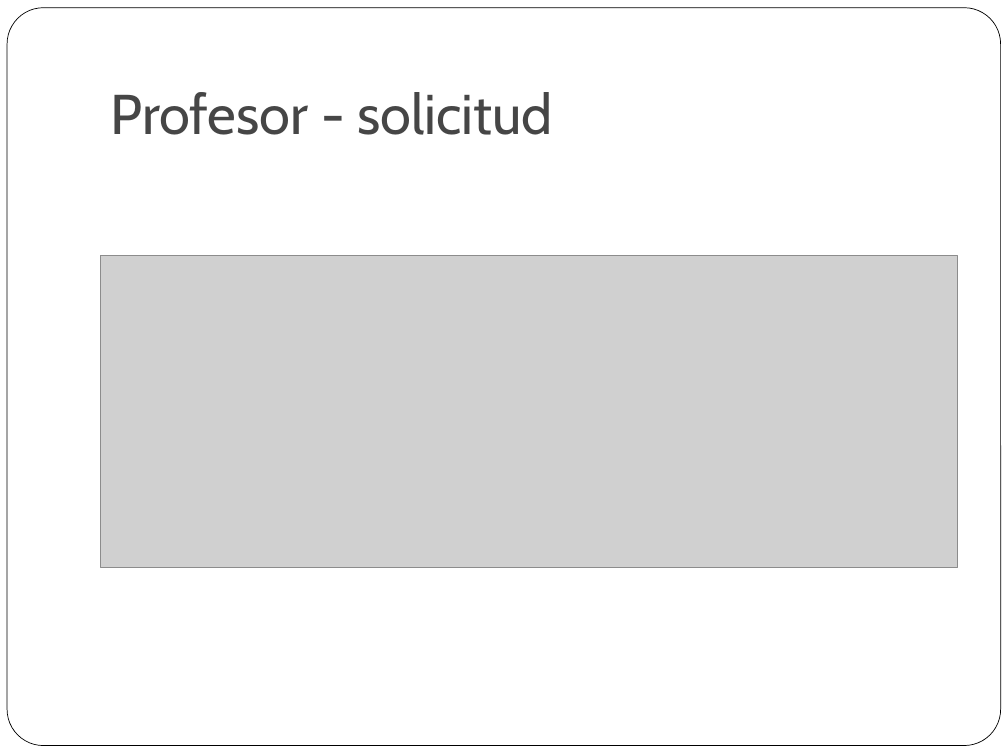
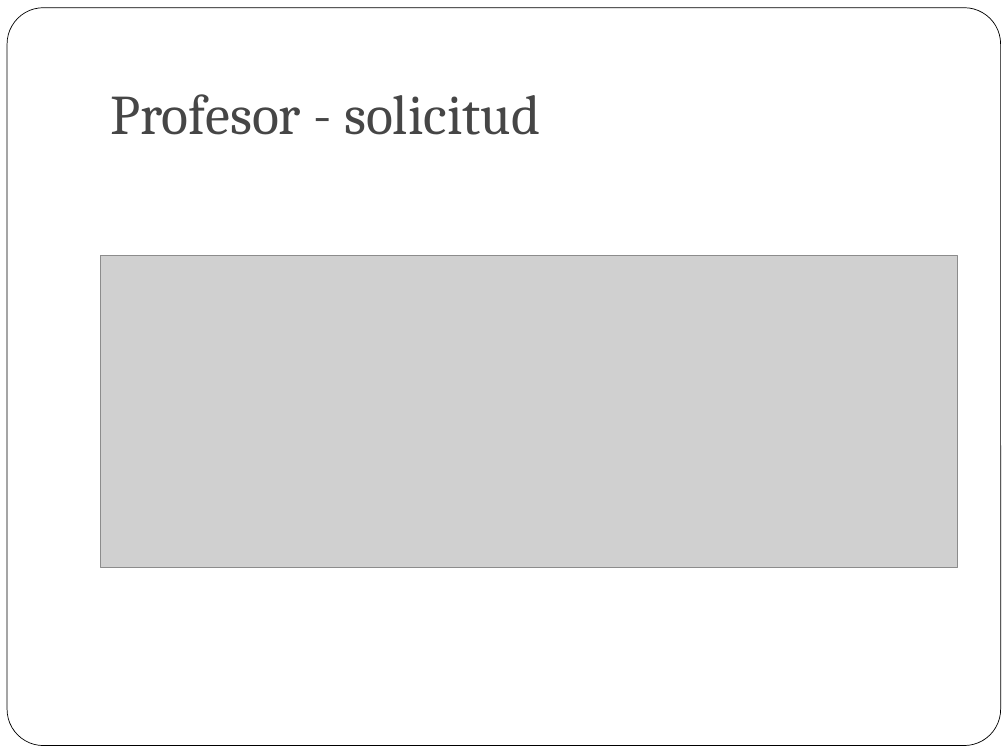
Before and after one commit to paularivero22/Equipo_1_Reto, a slide deck: slide 5 of Presentacion Reto - Equipo 1.pptx. Drawn at 1008x756 pixels with LibreOffice and Linux fonts; fonts in the diff are those of the drawing; grey boxes stand for pictures. Boxes give left, top, right and bottom in pixels: in the first picture for what was removed or moved away, otherwise in the second. Text is boxed around its words. In the diff, an @@ line names an element or a change of style, - is before the commit and + after.

```diff
--- a/Presentacion Reto - Equipo 1.pptx
+++ b/Presentacion Reto - Equipo 1.pptx
@@ title "Profesor - solicitud" at (111,94,540,135): font Cabin to Cambria @@
```
Also in this commit, not shown: 8 other slides changed, 3 slides added, 12 slides removed.
